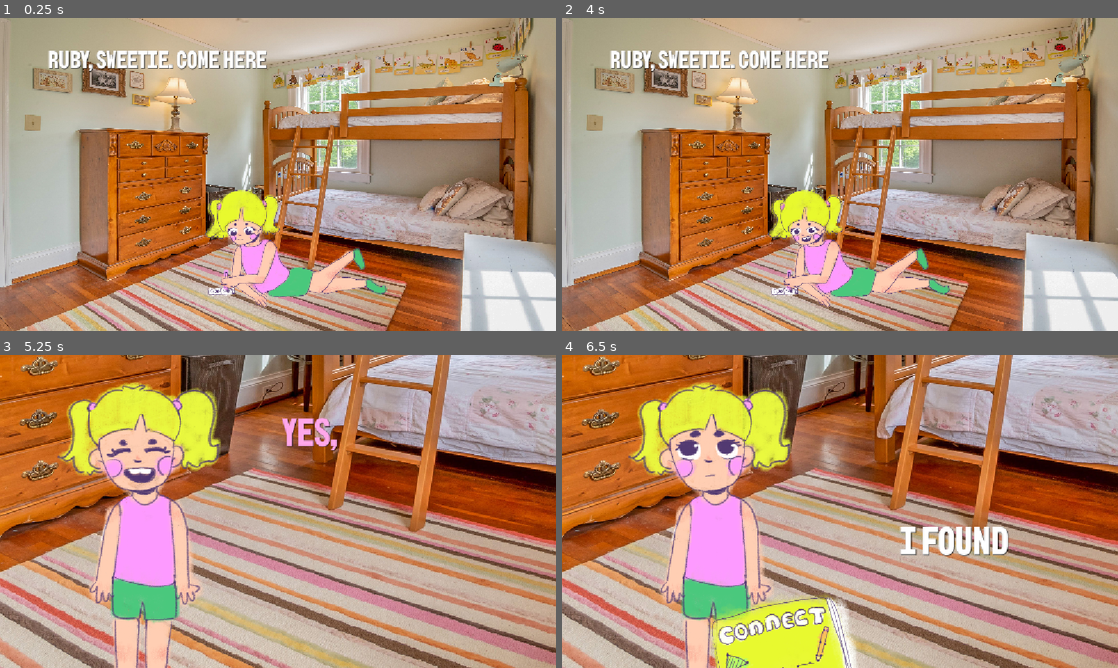
Above: before the commit, frames 1-4 (two rows, left to right).
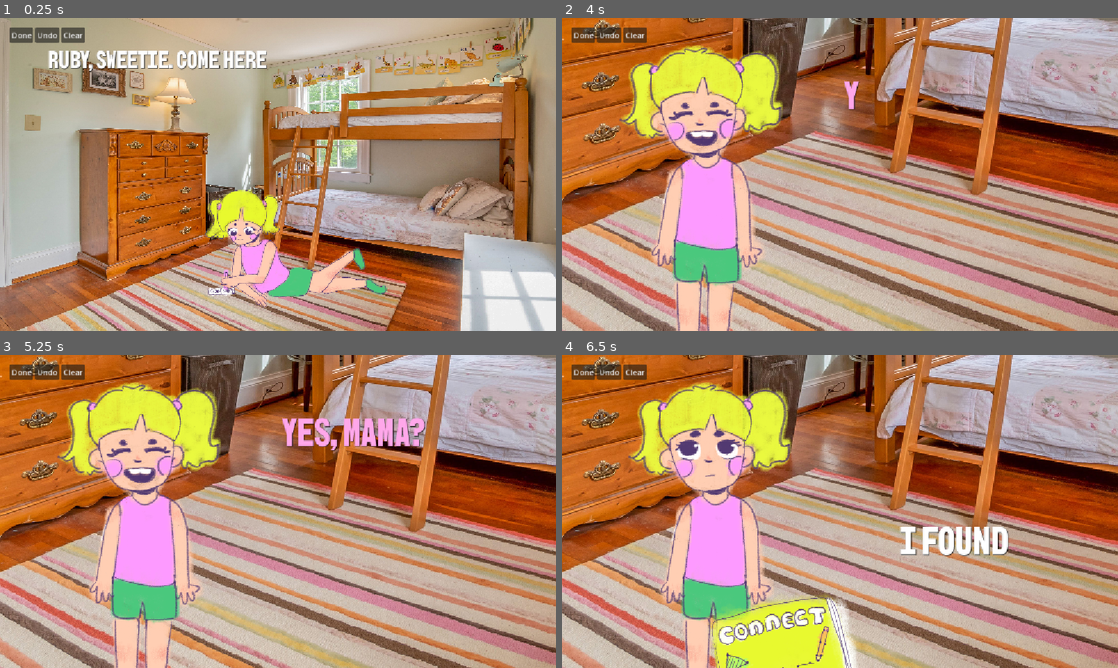
Above: after the commit, the same moments.

Repository: AadityanAnbumani/garbage-jam
Game: Godot game, scene res://scenes/girlroom.tscn
Same seed, same stepped clock (60 frames per second), same inputs: the game is played once before the commit and once after it. The project has no main scene, so this scene is started directly.
Inputs (mouse positions are in pixels of both pictures, inside the frame that each line leads up to):
- Up to frame 1 (0.25 s): no input
- Up to frame 2 (4 s): tap Enter (ui_accept) at 0.5, 0.77, 1.52, 2, 2.75, 3.02, 3.5, 3.77 s; move the mouse to (840, 243) at 0.52 s; click (840, 243) at 0.67 s; move the mouse to (728, 190) at 1.27 s; click (728, 190) at 1.42 s; move the mouse to (895, 105) at 2.02 s; click (895, 105) at 2.17 s; move the mouse to (812, 237) at 2.77 s; click (812, 237) at 2.92 s; move the mouse to (1006, 221) at 3.52 s; click (1006, 221) at 3.67 s
- Up to frame 3 (5.25 s): move the mouse to (111, 464) at 4.27 s; click (111, 464) at 4.42 s; tap Enter (ui_accept) at 4.52 s; move the mouse to (305, 511) at 5.02 s; click (305, 511) at 5.17 s
- Up to frame 4 (6.5 s): move the mouse to (756, 433) at 5.77 s; click (756, 433) at 5.92 s; tap Enter (ui_accept) at 6.02 s

The runs differ from the first frame. In frame 1, 0.6% of the frame differs, in the area x 1-16%, y 3-8%; in frame 2, 93%, in the area x 0-100%, y 0-100%; in frame 3, 1.7%; in frame 4, 0.6%.

Commit message:
bg for dots

Diff:
--- a/girlroom.gd
+++ b/girlroom.gd
@@ -24,9 +24,8 @@
 				dialogue_active = true
 
 				$AnimatedSprite2D.play("touch")
-				mama = true
 				#keyhole anim here possibly
-				await get_tree().create_timer(2.0).timeout
+				await get_tree().create_timer(1.0).timeout
 
 				$mom.visible=false
 				$Node2D.visible = true
@@ -35,9 +34,14 @@
 			#ruby has book atp
 			if mama:
 				$AnimatedSprite2D.play("touchbook")
+				await get_tree().create_timer(1.0).timeout
+				$connectTheDots.visible = true
+
+
 
 func _on_dialogue_finished():
 	$Node2D.visible = false
+	mama = true
 	dialogue_scene.set_process_input(false)
 
 	dialogue_active = false
--- a/scenes/connect_the_dots.tscn
+++ b/scenes/connect_the_dots.tscn
@@ -1,6 +1,15 @@
 [gd_scene format=3 uid="uid://b55lylwa4l3mx"]
 
 [ext_resource type="Script" uid="uid://bqlcn7h2lwlpy" path="res://scripts/connect_the_dots.gd" id="1_6it6j"]
+[ext_resource type="Texture2D" uid="uid://brdwcpr8qp75q" path="res://assets/girl room.jpg" id="2_6hgct"]
+[ext_resource type="Texture2D" uid="uid://bcfhufvhbcip3" path="res://assets/book.png" id="3_4o5sk"]
+[ext_resource type="Texture2D" uid="uid://tm0vnlphy0nj" path="res://assets/paper.png" id="4_hdh57"]
+
+[sub_resource type="StyleBoxFlat" id="StyleBoxFlat_hae68"]
+bg_color = Color(0.15453345, 0.16667596, 0.006900722, 1)
+
+[sub_resource type="StyleBoxFlat" id="StyleBoxFlat_rgf7s"]
+bg_color = Color(0.8784314, 0.9411765, 0.18039216, 1)
 
 [node name="connectTheDots" type="Node2D" unique_id=582379745]
 script = ExtResource("1_6it6j")
@@ -12,3 +21,52 @@
 width = 4.0
 
 [node name="LeftEye" type="Line2D" parent="Shape" unique_id=818697737]
+
+[node name="GirlRoom" type="Sprite2D" parent="." unique_id=1709195477]
+position = Vector2(646, -1105)
+scale = Vector2(1.2024494, 1.0661942)
+texture = ExtResource("2_6hgct")
+metadata/_edit_lock_ = true
+
+[node name="AnimationPlayer" type="AnimationPlayer" parent="." unique_id=635076543]
+root_node = NodePath("../Panel")
+
+[node name="Panel3" type="Panel" parent="." unique_id=1421823698]
+offset_left = 498.0
+offset_top = 56.0
+offset_right = 694.0
+offset_bottom = 617.0
+theme_override_styles/panel = SubResource("StyleBoxFlat_hae68")
+
+[node name="Panel" type="Panel" parent="." unique_id=416580155]
+offset_left = 112.0
+offset_top = 56.0
+offset_right = 568.0
+offset_bottom = 618.0
+theme_override_styles/panel = SubResource("StyleBoxFlat_rgf7s")
+
+[node name="Panel2" type="Panel" parent="." unique_id=111042672]
+offset_left = 608.0
+offset_top = 56.0
+offset_right = 1064.0
+offset_bottom = 618.0
+theme_override_styles/panel = SubResource("StyleBoxFlat_rgf7s")
+
+[node name="Paper" type="Sprite2D" parent="." unique_id=344542114]
+position = Vector2(837, 336.5)
+scale = Vector2(0.5181598, 0.69855833)
+texture = ExtResource("4_hdh57")
+
+[node name="Label" type="Label" parent="." unique_id=1478765529]
+offset_left = 165.0
+offset_top = 165.0
+offset_right = 549.0
+offset_bottom = 214.0
+theme_override_colors/font_color = Color(0.15294118, 0.16862746, 0.007843138, 1)
+text = "Your pencil can create anything the world can hold, but never what breathes."
+horizontal_alignment = 1
+autowrap_mode = 2
+
+[node name="Book" type="Sprite2D" parent="." unique_id=1522962871]
+position = Vector2(1587, 290)
+texture = ExtResource("3_4o5sk")
--- a/scenes/girlroom.tscn
+++ b/scenes/girlroom.tscn
@@ -6,6 +6,7 @@
 [ext_resource type="Texture2D" uid="uid://dheuy3yacguyw" path="res://assets/ruby book floor.png" id="4_tkwkb"]
 [ext_resource type="PackedScene" uid="uid://ca6ryfke52sre" path="res://scenes/mama.tscn" id="5_yhlmj"]
 [ext_resource type="FontFile" uid="uid://cdpjmu781u54k" path="res://font/BBHBogle-Regular.ttf" id="6_tkwkb"]
+[ext_resource type="PackedScene" uid="uid://b55lylwa4l3mx" path="res://scenes/connect_the_dots.tscn" id="7_yhlmj"]
 
 [sub_resource type="AtlasTexture" id="AtlasTexture_dw713"]
 atlas = ExtResource("2_6mjyq")
@@ -109,4 +110,7 @@
 text = "Ruby, Sweetie. Come Here"
 scroll_active = false
 
+[node name="connectTheDots" parent="." unique_id=582379745 instance=ExtResource("7_yhlmj")]
+visible = false
+
 [connection signal="input_event" from="AnimatedSprite2D/Area2D" to="." method="_on_girlpressed"]
Binary file added: assets/paper.png
Not shown, added: assets/paper.png.import
Binary file added: assets/stickman.png
Not shown, added: assets/stickman.png.import
